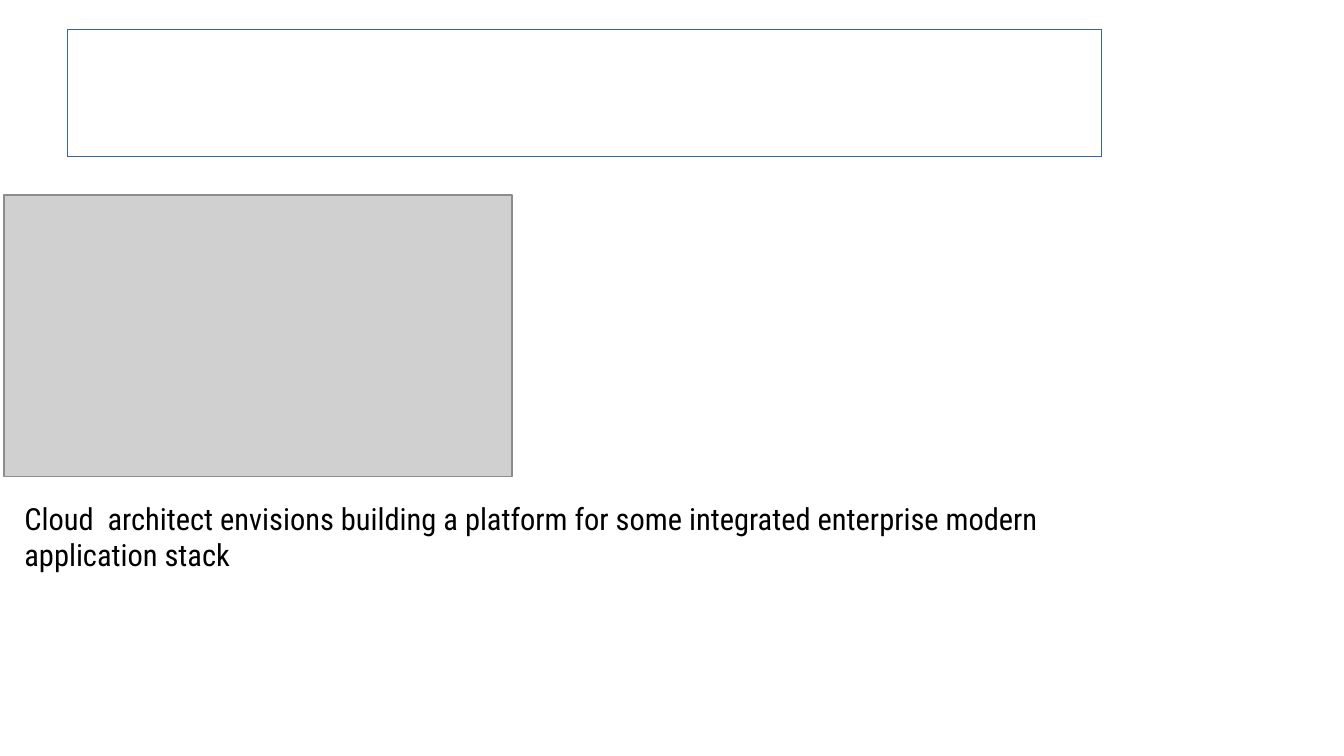
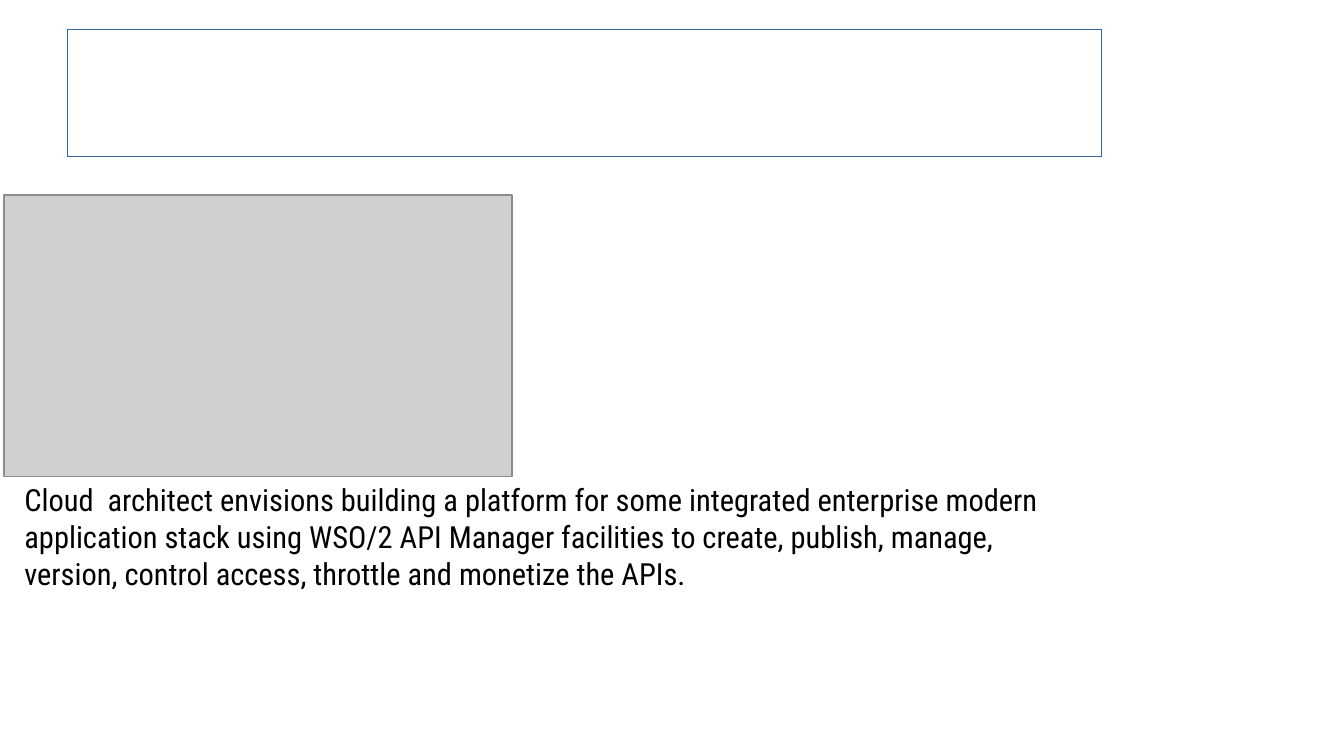
Before and after one commit to sergueik/uru_serverspec, a slide deck: slide 4 of Serverspec Integration in Cloud Provision.odp (slide 3 before the commit). Drawn at 1344x756 pixels with LibreOffice and Linux fonts; fonts in the diff are those of the drawing; grey boxes stand for pictures; background and template pictures are left out. Boxes give left, top, right and bottom in pixels: in the first picture for what was removed or moved away, otherwise in the second. Text is boxed around its words. In the diff, an @@ line names an element or a change of style, - is before the commit and + after.

Commit message:
updated presentation

```diff
--- a/Serverspec Integration in Cloud Provision.odp
+++ b/Serverspec Integration in Cloud Provision.odp
@@ text at box(24, 488, 1038, 589): text changed @@
-Cloud architect envisions building a platform for some integrated enterprise modern application stack
+Cloud architect envisions building a platform for some integrated enterprise modern application stack using WSO/2 API Manager facilities to create, publish, manage, version, control access, throttle and monetize the APIs.
```
Also in this commit, not shown: 2 other slides changed, 2 slides added, 1 other file.
